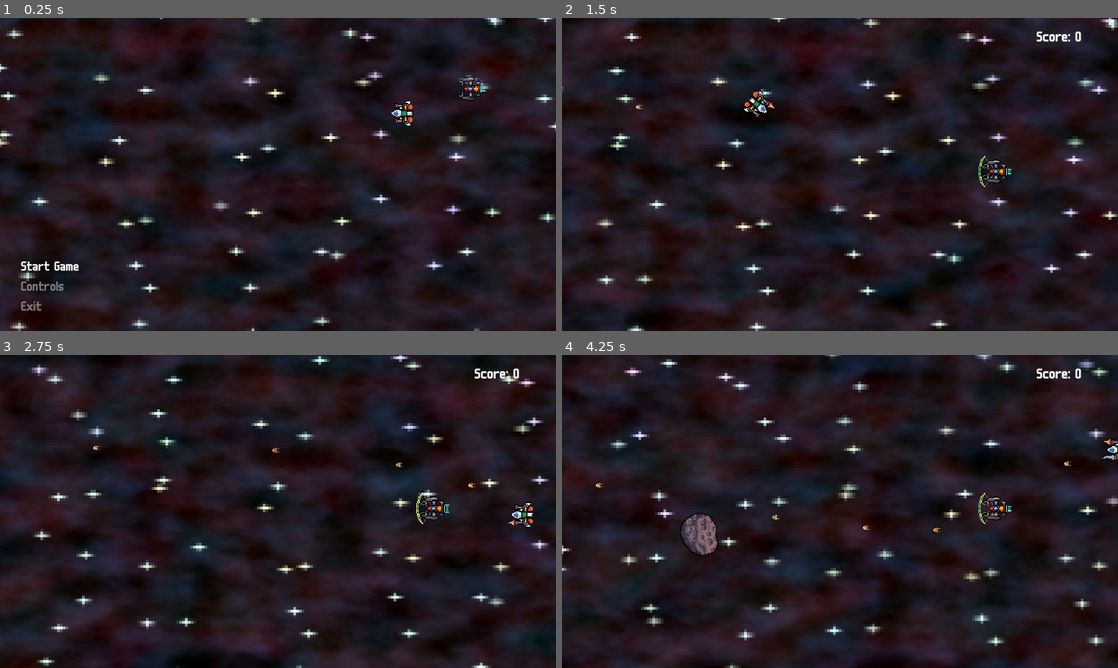
Above: before the commit, frames 1-4 (two rows, left to right).
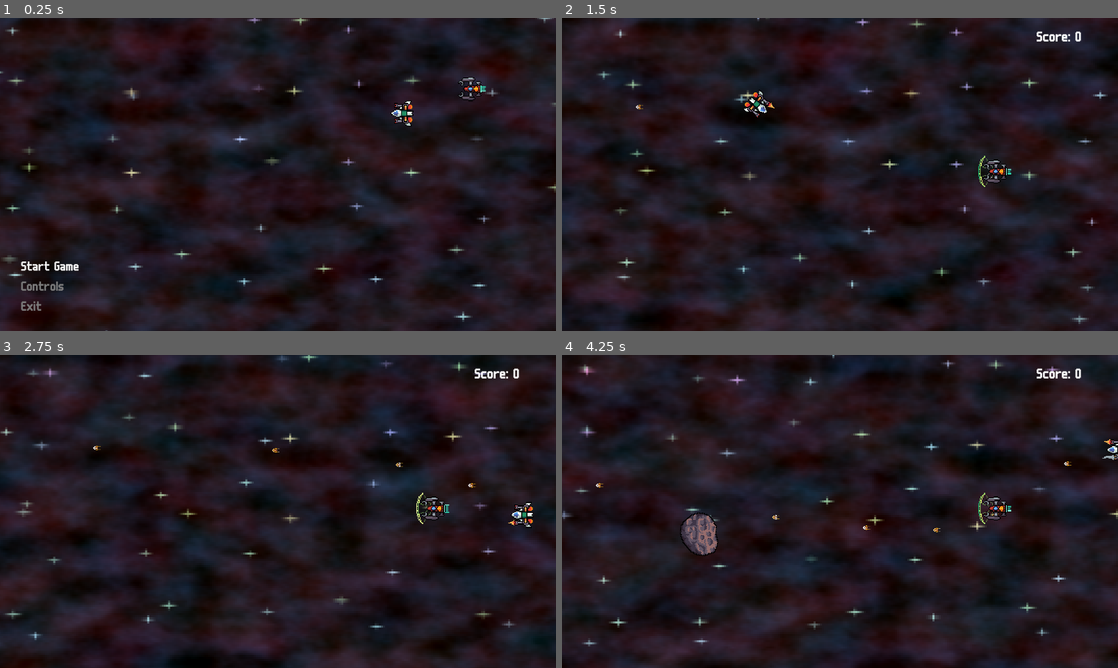
Above: after the commit, the same moments.

Repository: Yekt/SyntaxSoup
Game: Godot game, scene res://scenes/screens/start.tscn
The game is run twice, just before and just after one commit, with the same random seed, the same clock (stepped at 60 frames per second) and the same inputs. The engine's default icon, where the game draws it, is replaced by a stand-in: a white triangle on a blue panel in a dark square.
Inputs:
- Up to frame 1 (0.25 s): no input
- Up to frame 2 (1.5 s): click "Start Game" at 0.5 s; hold D (attacker_right) from 1.28 s (still down); hold Shift (attacker_dodge) from 1.28 s (still down)
- Up to frame 3 (2.75 s): release D (attacker_right) at 2.03 s; release Shift (attacker_dodge) at 2.03 s; hold S (attacker_down) from 2.03 s (still down); tap Ctrl (supporter_magnet) at 2.1 s
- Up to frame 4 (4.25 s): release S (attacker_down) at 2.78 s; hold D (attacker_right) 2.78-3.53 s; hold Shift (attacker_dodge) 2.78-3.53 s; hold W (attacker_up) from 3.53 s (still down); tap Ctrl (supporter_magnet) at 3.6 s

The runs differ from the first frame. In frame 1, 3.2% of the frame differs, in the area x 0-100%, y 0-100%; in frame 2, 3.4%; in frame 3, 3.5%; in frame 4, 3.7%.

Commit message:
small background shader tweaks

Diff:
--- a/scenes/shaders/background.gdshader
+++ b/scenes/shaders/background.gdshader
@@ -46,13 +46,13 @@
 }
 
 vec3 star(vec2 uv) {
-	vec2 tile_pos = round((uv) * 5.0) / 5.0;
+	vec2 tile_pos = round((uv) * 4.0) / 4.0;
 	vec2 star_pos = tile_pos + random(tile_pos * 10.0) * 0.06;
 	vec2 delta = abs(star_pos - uv);
 	float star_cross = smoothstep(0.01, 0.0, min(delta.x * 2.0, delta.y));
 	float star_radius = smoothstep(0.02, 0.0, distance(star_pos, uv));
-	float s = star_cross * star_radius;
-	return hsv2rgb(vec3(noise(tile_pos), 0.2, 1.0)) * s;
+	float s = star_cross * star_cross * star_cross * star_radius;
+	return hsv2rgb(vec3(noise(tile_pos), 0.3, 0.7)) * s;
 }
 
 vec3 background(vec2 uv, vec2 d) {
@@ -62,7 +62,7 @@
 	vec3 dust3 = vec3(0.03, 0.05, 0.02) * fractal_noise((uv + offset * 1.5) * 6.0 + vec2(2.0, 6.0), 4, 0.0);
 
 	vec3 star1 = star(uv + offset);
-	vec3 star2 = star(uv + offset + vec2(1.0, 2.0));
+	vec3 star2 = star(uv * 1.2 + offset + vec2(1.0, 2.0));
 
 	return dust1 + dust2 + dust3 + star1 + star2;
 }
@@ -70,7 +70,7 @@
 void vertex() {}
 
 void fragment() {
-	vec2 uv = round(FRAGCOORD.xy / 8.0) * (SCREEN_PIXEL_SIZE * 8.0);
+	vec2 uv = round(FRAGCOORD.xy / 6.0) * (SCREEN_PIXEL_SIZE * 6.0);
 	vec2 d = rotate(vec2(-time, 0), angle);
 	COLOR = vec4(background(uv, d), 1.0);
 }
